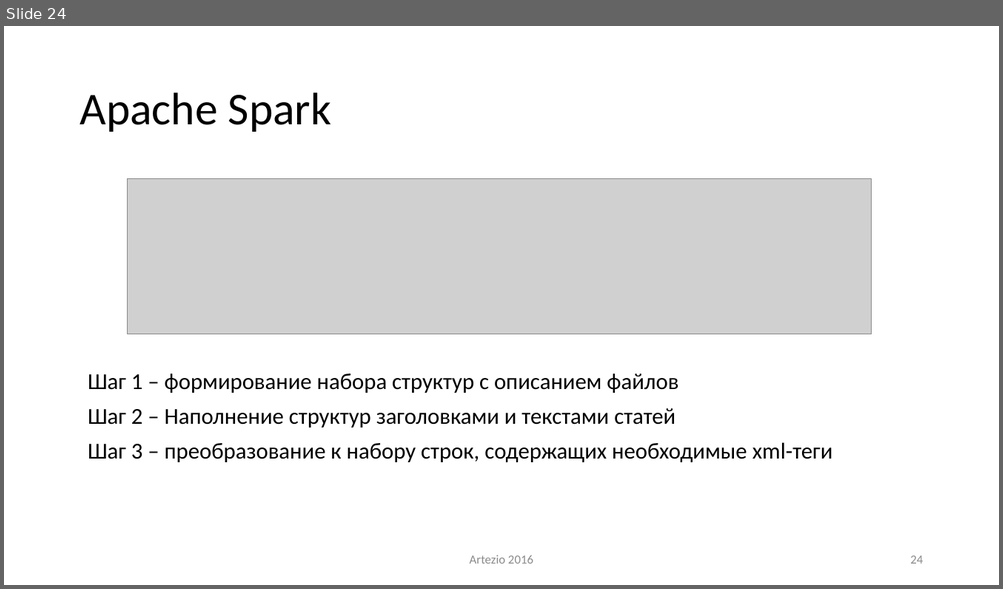
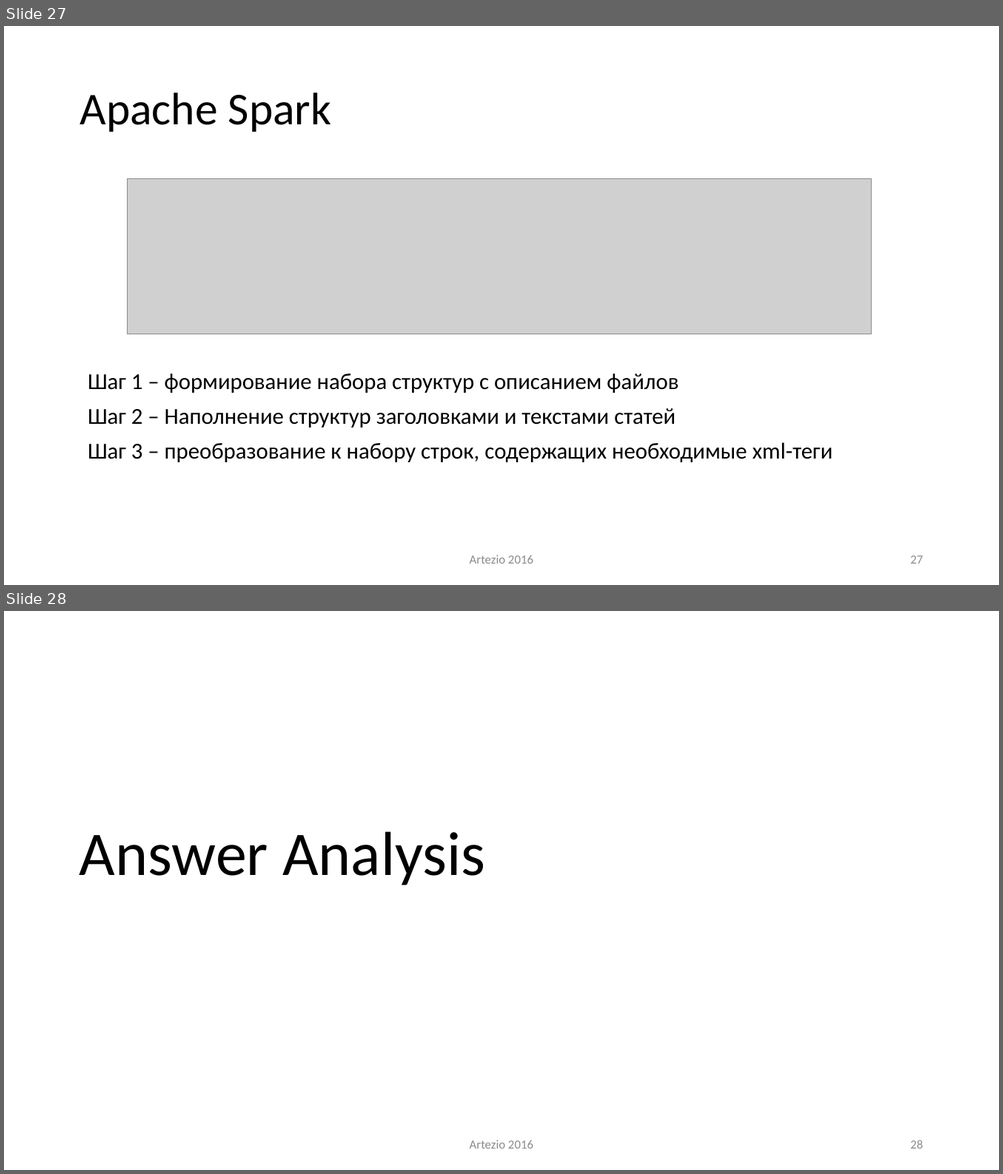
Before and after one commit to ike3/yodaqa, a slide deck: doc/Presentation.pptx. Shown one above the other, each under a label of ours: slide 24 before the commit, slides 27 and 28 after it. The pictures are 1003x589 and 1003x1174 pixels, drawn with LibreOffice and Linux fonts; fonts in the diff are those of the drawing; grey boxes stand for pictures. Boxes give left, top, right and bottom in pixels: in the first picture for what was removed or moved away, otherwise in the second. Text is boxed around its words. In the diff, an @@ line names an element or a change of style, - is before the commit and + after.

```diff
--- a/doc/Presentation.pptx
+++ b/doc/Presentation.pptx
@@ slide 28 added at [4, 611, 999, 1170], background #FFFFFF @@
@@ title added at [79, 832, 485, 886], 60 pt, text #141414 @@
+Answer Analysis
@@ text added at [469, 1140, 533, 1149], 12 pt, text #8C8C8C @@
+Artezio 2016
@@ page number added at [910, 1140, 922, 1149], 12 pt, text #8C8C8C @@
+28
@@ what was slide 24 is now slide 27 @@
@@ page number at [910, 556, 922, 564]: text changed @@
-24
+27
```
Also in this commit, not shown: 29 other slides changed, 4 other slides added.
